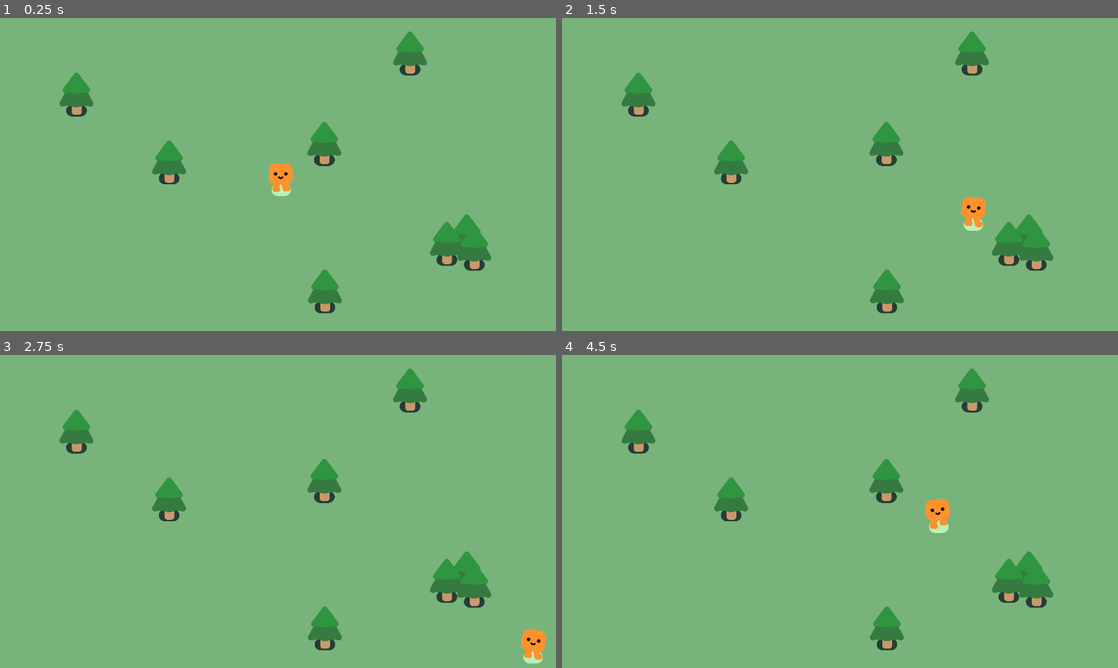
Above: before the commit, frames 1-4 (two rows, left to right).
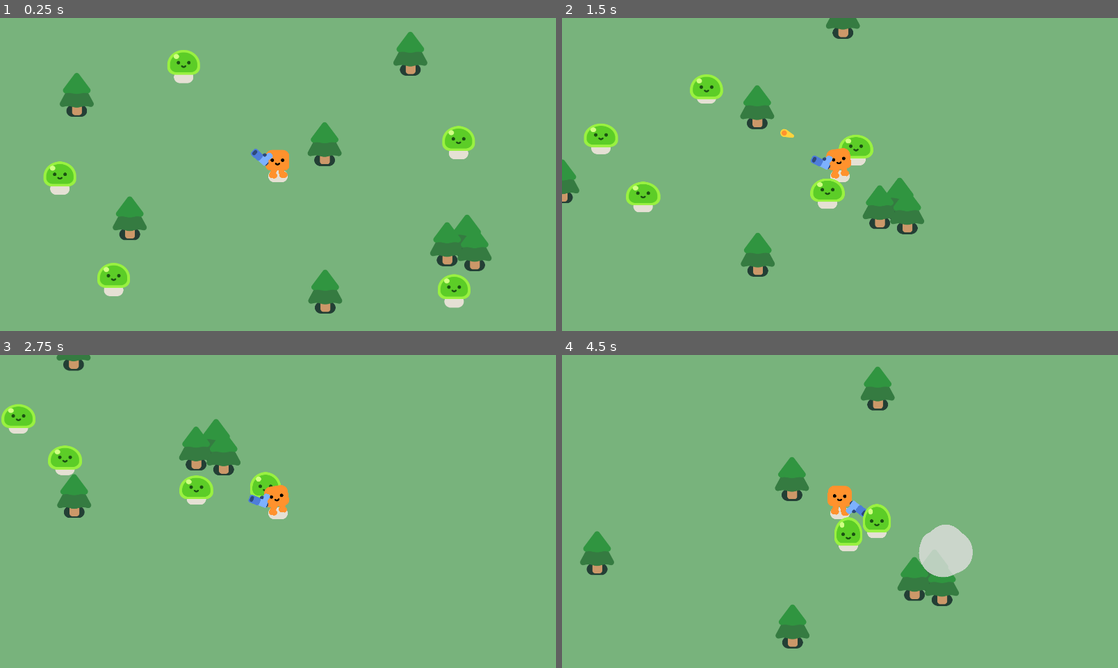
Above: after the commit, the same moments.

Repository: Doronin-git/vampgameGit
Game: Godot game, scene res://game.tscn
Same seed, same stepped clock (60 frames per second), same inputs: the game is played once before the commit and once after it.
Inputs:
- Up to frame 1 (0.25 s): no input
- Up to frame 2 (1.5 s): hold D (move_right) 0.53-1.28 s; hold S (move_down) from 1.28 s (still down)
- Up to frame 3 (2.75 s): release S (move_down) at 2.03 s; hold D (move_right) from 2.03 s (still down)
- Up to frame 4 (4.5 s): release D (move_right) at 2.78 s; hold W (move_up) 2.78-3.53 s; hold A (move_left) from 3.53 s (still down)

The runs differ from the first frame. In frame 1, 4.3% of the frame differs, in the area x 7-89%, y 4-95%; in frame 2, 10%; in frame 3, 8.5%; in frame 4, 10%, in the area x 3-89%, y 3-95%.

Commit message:
Huge update
Bullets, guns,mobs,trees,map,player

Diff:
--- /dev/null
+++ b/Bullet.gd
@@ -0,0 +1,20 @@
+extends Area2D
+
+var travelled_distance = 0
+
+func _physics_process(delta):
+	const SPEED = 1000
+	const RANGE = 1200
+	var direction = Vector2.RIGHT.rotated(rotation)
+	position += direction * SPEED * delta
+
+	travelled_distance += SPEED * delta
+	if travelled_distance > RANGE:
+		queue_free()
+
+
+
+func _on_body_entered(body):
+	queue_free()
+	if body.has_method("take_damage"):
+		body.take_damage()
--- /dev/null
+++ b/bullet.tscn
@@ -0,0 +1,22 @@
+[gd_scene load_steps=4 format=3 uid="uid://bue2v1t0uxis8"]
+
+[ext_resource type="Script" path="res://Bullet.gd" id="1_iuvhu"]
+[ext_resource type="Texture2D" uid="uid://dftkbqwsfd68r" path="res://pistol/projectile.png" id="2_u1qee"]
+
+[sub_resource type="CircleShape2D" id="CircleShape2D_glxty"]
+radius = 22.0227
+
+[node name="Bullet" type="Area2D"]
+top_level = true
+collision_layer = 0
+collision_mask = 2
+script = ExtResource("1_iuvhu")
+
+[node name="Projectile" type="Sprite2D" parent="."]
+position = Vector2(-2, 0)
+texture = ExtResource("2_u1qee")
+
+[node name="CollisionShape2D" type="CollisionShape2D" parent="."]
+shape = SubResource("CircleShape2D_glxty")
+
+[connection signal="body_entered" from="." to="." method="_on_body_entered"]
--- a/game.tscn
+++ b/game.tscn
@@ -1,19 +1,23 @@
-[gd_scene load_steps=3 format=3 uid="uid://ckd60eqvujtrr"]
+[gd_scene load_steps=4 format=3 uid="uid://ckd60eqvujtrr"]
 
 [ext_resource type="PackedScene" uid="uid://dkegtbw3xpx7n" path="res://player.tscn" id="1_814lj"]
 [ext_resource type="PackedScene" uid="uid://cqvpml0ppslm2" path="res://pine_tree.tscn" id="2_lgpvb"]
+[ext_resource type="PackedScene" uid="uid://civiluexkykoc" path="res://mob.tscn" id="3_t0f27"]
 
 [node name="Game" type="Node2D"]
 y_sort_enabled = true
 
-[node name="ColorRect" type="ColorRect" parent="."]
+[node name="CanvasLayer" type="CanvasLayer" parent="."]
+layer = -3
+
+[node name="ColorRect" type="ColorRect" parent="CanvasLayer"]
 offset_left = -6.0
 offset_right = 1920.0
 offset_bottom = 1083.0
 color = Color(0.6, 1, 0.623529, 0.572549)
 
 [node name="Player" parent="." instance=ExtResource("1_814lj")]
-position = Vector2(971, 587)
+position = Vector2(959, 539)
 
 [node name="PineTree" parent="." instance=ExtResource("2_lgpvb")]
 position = Vector2(264, 313)
@@ -22,7 +26,7 @@
 position = Vector2(1416, 171)
 
 [node name="PineTree3" parent="." instance=ExtResource("2_lgpvb")]
-position = Vector2(584, 547)
+position = Vector2(447, 739)
 
 [node name="PineTree4" parent="." instance=ExtResource("2_lgpvb")]
 position = Vector2(1612, 802)
@@ -38,3 +42,18 @@
 
 [node name="PineTree8" parent="." instance=ExtResource("2_lgpvb")]
 position = Vector2(1120, 483)
+
+[node name="Mob" parent="." instance=ExtResource("3_t0f27")]
+position = Vector2(330, 981)
+
+[node name="Mob2" parent="." instance=ExtResource("3_t0f27")]
+position = Vector2(581, 149)
+
+[node name="Mob3" parent="." instance=ExtResource("3_t0f27")]
+position = Vector2(1657, 457)
+
+[node name="Mob4" parent="." instance=ExtResource("3_t0f27")]
+position = Vector2(131, 593)
+
+[node name="Mob5" parent="." instance=ExtResource("3_t0f27")]
+position = Vector2(1628, 1021)
--- /dev/null
+++ b/gun.gd
@@ -0,0 +1,20 @@
+extends Area2D
+
+
+func _physics_process(delta):
+	var enemies_in_range = get_overlapping_bodies()
+	if enemies_in_range.size() > 0:
+		var target_enemy = enemies_in_range.front()
+		look_at(target_enemy.global_position)
+
+
+func shoot():
+	const BULLET = preload("res://bullet.tscn")
+	var new_bullet = BULLET.instantiate()
+	new_bullet.global_position = %shooting_point.global_position
+	new_bullet.global_rotation = %shooting_point.global_rotation
+	%shooting_point.add_child(new_bullet)
+
+
+func _on_timer_timeout():
+	shoot()
--- /dev/null
+++ b/gun.tscn
@@ -0,0 +1,31 @@
+[gd_scene load_steps=4 format=3 uid="uid://dpfg16wjx0fqy"]
+
+[ext_resource type="Script" path="res://gun.gd" id="1_50i6b"]
+[ext_resource type="Texture2D" uid="uid://cswb5do8rrj7q" path="res://pistol/pistol.png" id="1_adgaq"]
+
+[sub_resource type="CircleShape2D" id="CircleShape2D_e0xo1"]
+radius = 592.008
+
+[node name="gun" type="Area2D"]
+collision_layer = 0
+collision_mask = 2
+script = ExtResource("1_50i6b")
+
+[node name="CollisionShape2D" type="CollisionShape2D" parent="."]
+shape = SubResource("CircleShape2D_e0xo1")
+
+[node name="weapon pivot" type="Marker2D" parent="."]
+
+[node name="Pistol" type="Sprite2D" parent="weapon pivot"]
+position = Vector2(63, -12)
+texture = ExtResource("1_adgaq")
+
+[node name="shooting_point" type="Marker2D" parent="weapon pivot/Pistol"]
+unique_name_in_owner = true
+position = Vector2(26, -10)
+
+[node name="Timer" type="Timer" parent="."]
+wait_time = 0.7
+autostart = true
+
+[connection signal="timeout" from="Timer" to="." method="_on_timer_timeout"]
--- /dev/null
+++ b/mob.gd
@@ -0,0 +1,25 @@
+extends CharacterBody2D
+
+var health = 2
+
+@onready var player = get_node("/root/Game/Player")
+
+func _ready():
+	%Slime.play_walk()
+
+func _physics_process(delta):
+	var direction = global_position.direction_to(player.global_position)
+	velocity = direction * 300.0
+	move_and_slide()
+
+func take_damage():
+	health -= 1
+	%Slime.play_hurt()
+
+	if health == 0:
+		queue_free()
+
+		const SMOKE_EXPLOSION = preload("res://smoke_explosion/smoke_explosion.tscn")
+		var smoke = SMOKE_EXPLOSION.instantiate()
+		get_parent().add_child(smoke)
+		smoke.global_position = global_position
--- a/mob.tscn
+++ b/mob.tscn
@@ -1,3 +1,19 @@
-[gd_scene format=3 uid="uid://civiluexkykoc"]
+[gd_scene load_steps=4 format=3 uid="uid://civiluexkykoc"]
+
+[ext_resource type="Script" path="res://mob.gd" id="1_6wr1g"]
+[ext_resource type="PackedScene" uid="uid://ogik4s70pgwl" path="res://characters/slime/slime.tscn" id="1_x00kl"]
+
+[sub_resource type="CircleShape2D" id="CircleShape2D_n54ca"]
+radius = 53.0
 
 [node name="Mob" type="CharacterBody2D"]
+collision_layer = 2
+collision_mask = 3
+script = ExtResource("1_6wr1g")
+
+[node name="Slime" parent="." instance=ExtResource("1_x00kl")]
+unique_name_in_owner = true
+
+[node name="CollisionShape2D" type="CollisionShape2D" parent="."]
+position = Vector2(0, -29)
+shape = SubResource("CircleShape2D_n54ca")
--- a/player.gd
+++ b/player.gd
@@ -1,4 +1,6 @@
 extends CharacterBody2D
+
+var health = 100.0
 
 func _physics_process(delta):
 	var direction = Input.get_vector("move_left","move_right","move_up","move_down")
--- a/player.tscn
+++ b/player.tscn
@@ -1,7 +1,8 @@
-[gd_scene load_steps=4 format=3 uid="uid://dkegtbw3xpx7n"]
+[gd_scene load_steps=5 format=3 uid="uid://dkegtbw3xpx7n"]
 
 [ext_resource type="PackedScene" uid="uid://pbmyh1qru7p" path="res://characters/happy_boo/happy_boo.tscn" id="1_5exrr"]
 [ext_resource type="Script" path="res://player.gd" id="1_sj0qu"]
+[ext_resource type="PackedScene" uid="uid://dpfg16wjx0fqy" path="res://gun.tscn" id="3_3qpvw"]
 
 [sub_resource type="CircleShape2D" id="CircleShape2D_lhtl3"]
 radius = 37.0135
@@ -14,3 +15,10 @@
 
 [node name="CollisionShape2D" type="CollisionShape2D" parent="."]
 shape = SubResource("CircleShape2D_lhtl3")
+
+[node name="Camera2D" type="Camera2D" parent="."]
+
+[node name="gun" parent="." instance=ExtResource("3_3qpvw")]
+position = Vector2(0, -32)
+
+[node name="Hurtbox" type="Area2D" parent="."]
